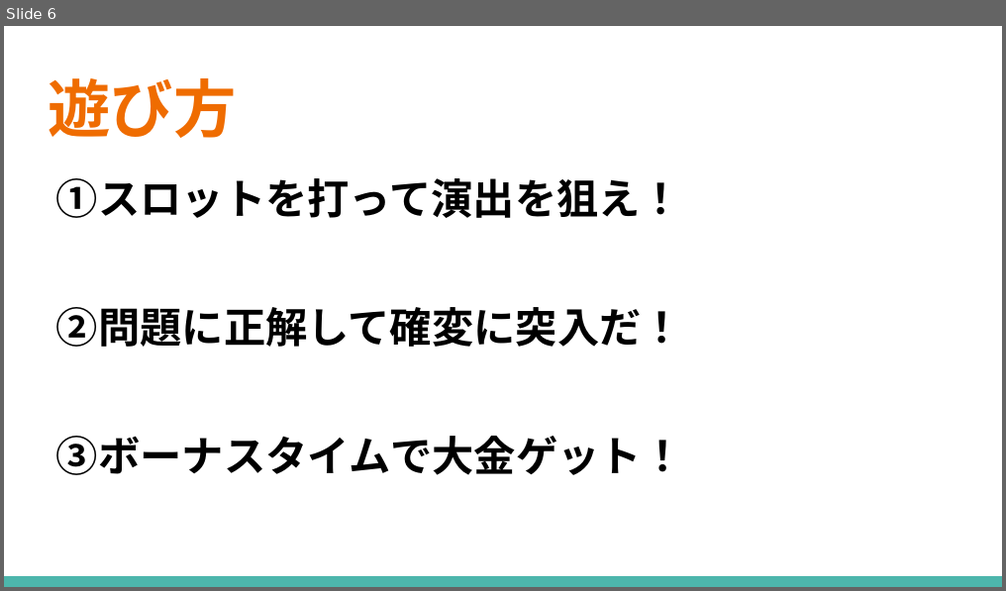
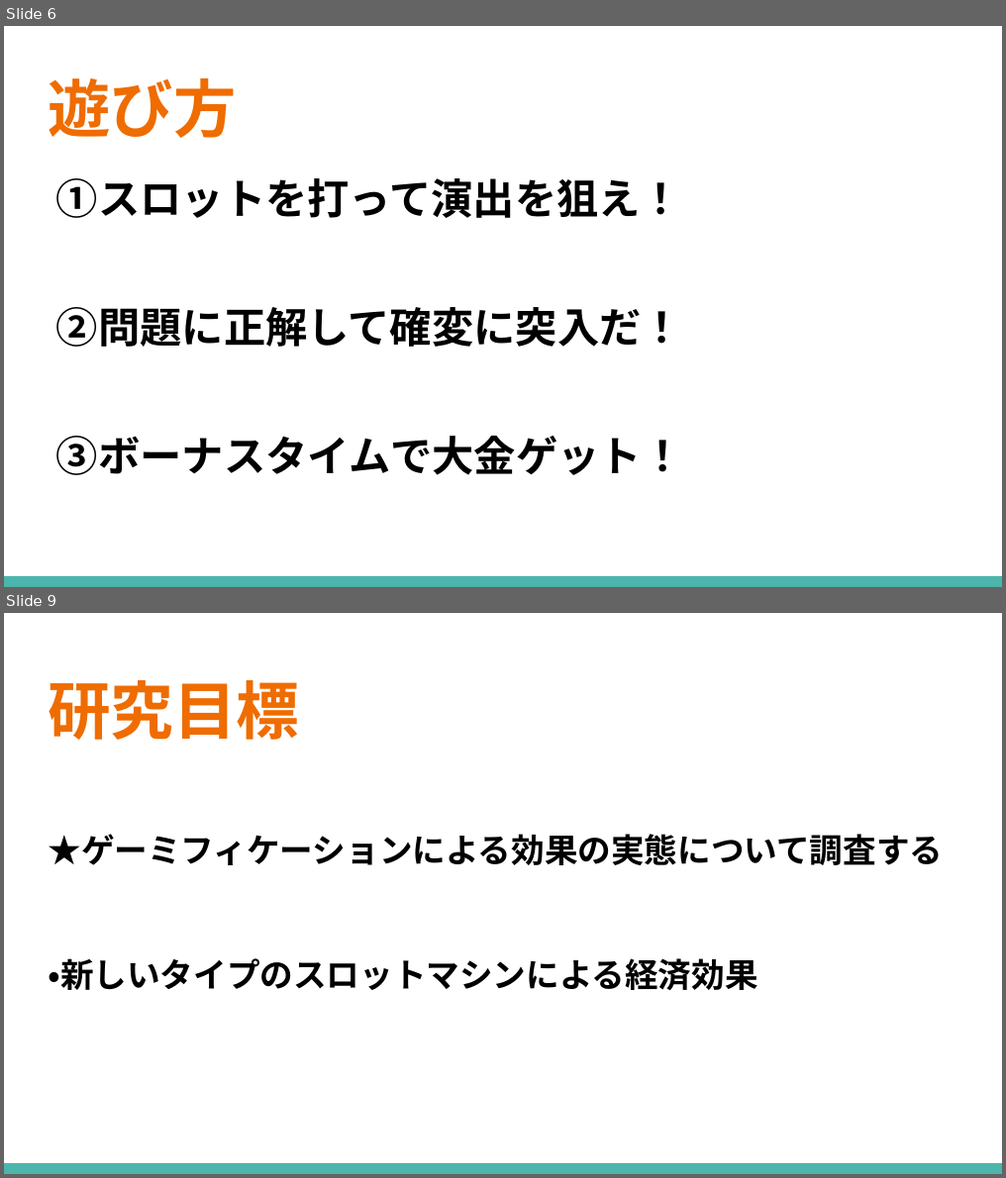
Before and after one commit to ocshasekoki/Treatiseresearch, a slide deck: 卒業研究企画書.pptx. Shown one above the other, each under a label of ours: slide 6 before the commit, slides 6 and 9 after it; the slides between them are not shown. The pictures are 1006x591 and 1006x1178 pixels, drawn with LibreOffice and Linux fonts; fonts in the diff are those of the drawing. Boxes give left, top, right and bottom in pixels: in the first picture for what was removed or moved away, otherwise in the second. Text is boxed around its words. In the diff, an @@ line names an element or a change of style, - is before the commit and + after.

```diff
--- a/卒業研究企画書.pptx
+++ b/卒業研究企画書.pptx
@@ slide 9 added at bbox=[4, 613, 1002, 1174], background #FFFFFF; not listed: 1 template element that a slide beside it also shows @@
@@ title added at bbox=[48, 680, 299, 740], 45.4 pt, text #EF6C00, bold @@
+研究目標
@@ text added at bbox=[48, 834, 943, 991], 24 pt, text #000000, bold @@
+★ゲーミフィケーションによる効果の実態について調査する
+・新しいタイプのスロットマシンによる経済効果
```
Also in this commit, not shown: 6 slides changed, 1 other slide added, 1 slide removed.
